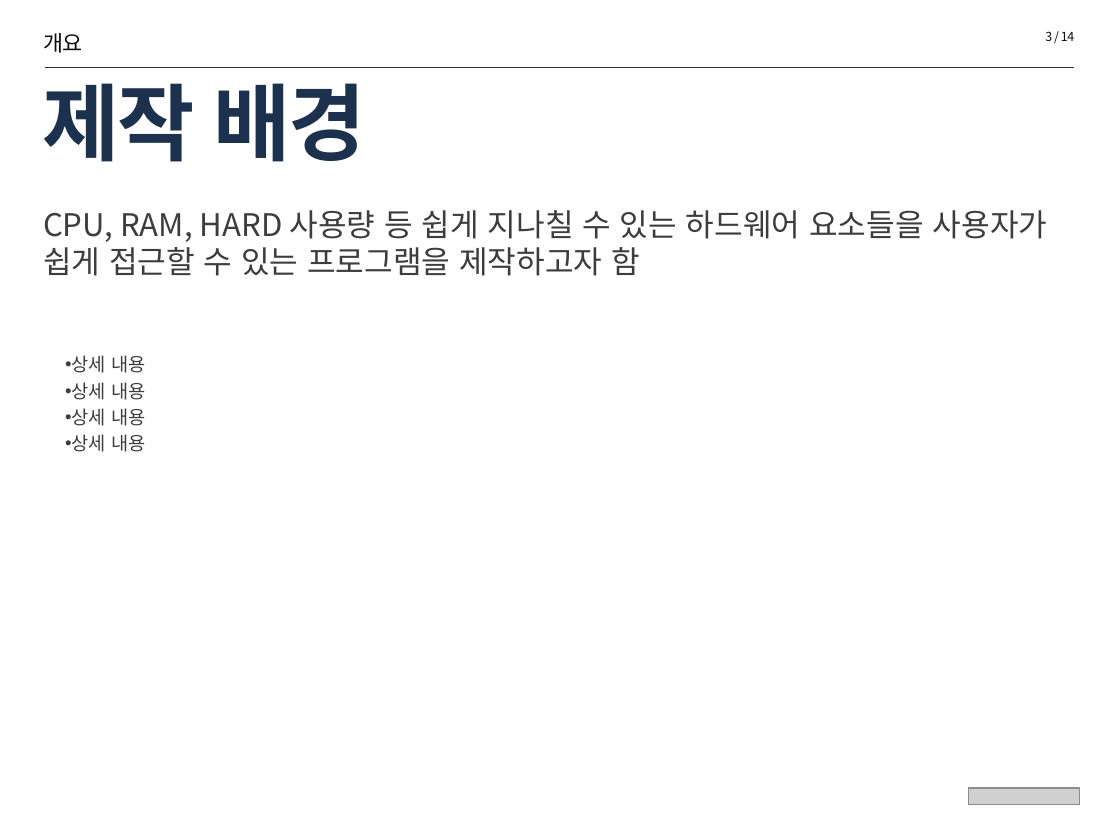
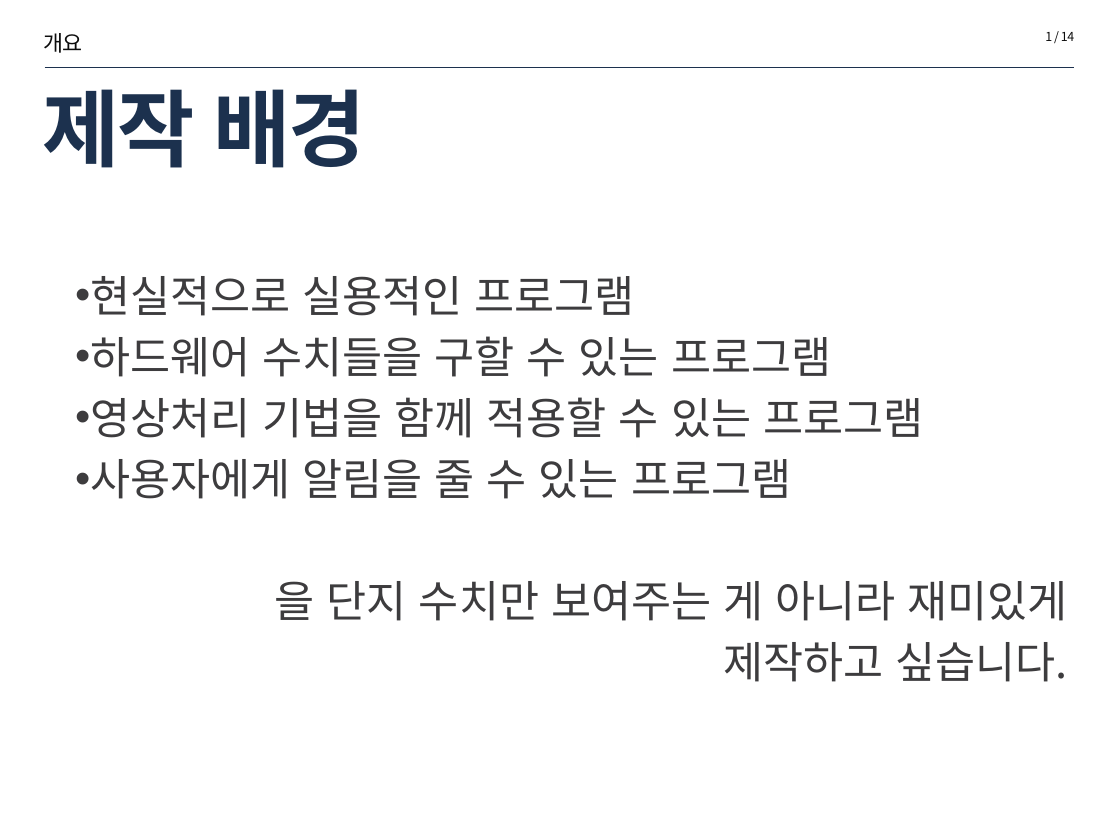
Before and after one commit to gtpgg1013/AI_docs, a slide deck: slide 3 of part3-python/Bigdata/your Computer's feeling.pptx. Drawn at 1120x840 pixels with LibreOffice and Linux fonts; fonts in the diff are those of the drawing; grey boxes stand for pictures. Boxes give left, top, right and bottom in pixels: in the first picture for what was removed or moved away, otherwise in the second. Text is boxed around its words. In the diff, an @@ line names an element or a change of style, - is before the commit and + after.

```diff
--- a/part3-python/Bigdata/your Computer's feeling.pptx
+++ b/part3-python/Bigdata/your Computer's feeling.pptx
@@ text at (1045, 32, 1074, 41): text changed @@
-3 / 14
+1 / 14
@@ title "제작 배경": place and size @@
-title "제작 배경" at (43, 83, 366, 162)
+title "제작 배경" at (43, 89, 366, 168)
@@ text removed at (43, 210, 1048, 276) @@
-CPU, RAM, HARD 사용량 등 쉽게 지나칠 수 있는 하드웨어 요소들을 사용자가 쉽게 접근할 수 있는 프로그램을 제작하고자 함
@@ text at (90, 276, 1068, 682): text changed; size 12 to 28 pt @@
-• 상세 내용
-• 상세 내용
-• 상세 내용
-• 상세 내용
+• 현실적으로 실용적인 프로그램
+• 하드웨어 수치들을 구할 수 있는 프로그램
+• 영상처리 기법을 함께 적용할 수 있는 프로그램
+• 사용자에게 알림을 줄 수 있는 프로그램
+을 단지 수치만 보여주는 게 아니라 재미있게
+제작하고 싶습니다.
@@ picture removed at (969, 788, 1079, 805) @@
```
Also in this commit, not shown: 1 other slide changed, 5 slides added, 8 slides removed, 1 other file.
